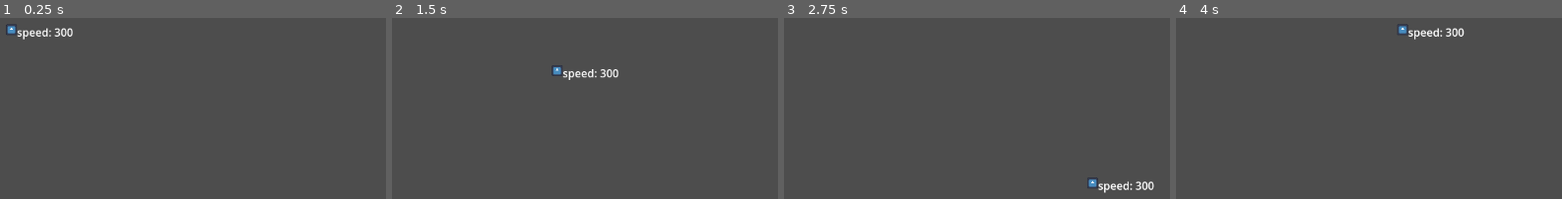
Above: before the commit, frames 1-4 (left to right).
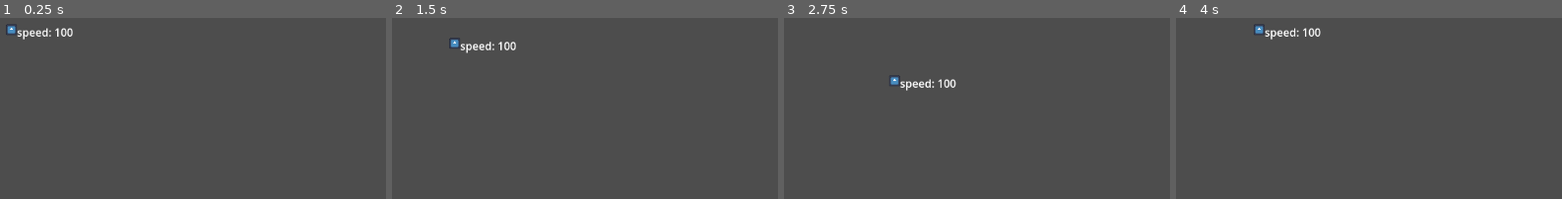
Above: after the commit, the same moments.

Repository: Storsjogymnasiet/the-revenge-of-harald
Game: Godot game, scene res://Scenes/world.tscn
Same seed, same stepped clock (60 frames per second), same inputs: the game is played once before the commit and once after it. The engine's default icon, where the game draws it, is replaced by a stand-in: a white triangle on a blue panel in a dark square.
Inputs:
- Up to frame 1 (0.25 s): no input
- Up to frame 2 (1.5 s): tap Enter at 0.5 s; hold D (right) 0.53-1.28 s; tap Space at 1.25 s; hold S (down) from 1.28 s (still down)
- Up to frame 3 (2.75 s): release S (down) at 2.03 s; hold D (right) from 2.03 s (still down)
- Up to frame 4 (4 s): release D (right) at 2.78 s; hold W (up) 2.78-3.53 s; hold A (left) from 3.53 s (still down)

The runs differ from the first frame. In frame 1, less than 0.1% of the frame differs, in the area x 14-16%, y 5-11%; in frame 2, 1.1%; in frame 3, 1.1%, in the area x 27-96%, y 31-97%; in frame 4, 1.1%.

Commit message:
init entity

Diff:
--- a/Scripts/entity.gd
+++ b/Scripts/entity.gd
@@ -1,26 +1,32 @@
-extends Node
+@abstract class_name Entity
+
+extends CharacterBody2D
 
 var stats = {
-		"Health": 100,
-		"Max_health": 100,
-		"Physical_defense": 100,
-		"Magical_defense": 100,
-		"Physical_attack": 100,
-		"Magical_attack": 100,
-		"Mana": 100,
-		"Speed": 100,
-		"Size": 100
-	}
+	"Health": 100,
+	"Max_health": 100,
+	"Physical_defense": 100,
+	"Magical_defense": 100,
+	"Physical_attack": 100,
+	"Magical_attack": 100,
+	"Mana": 100,
+	"Speed": 100,
+	"Size": 100
+}
 
 func is_dead():
 	if stats.Health <= 0:
 		return true
 
 func calculate_damage(damage, damage_type):
-	var defense = stats.Physical_defense if "physical" else stats.Magical_defense
+	var defense = stats.Physical_defense if damage_type == "physical" else stats.Magical_defense
 	damage -= defense
 	if damage > 0:
 		take_damage(damage)
 
 func take_damage(damage):
 	stats.Health -= damage
+	if stats.Health > stats.Max_health:
+		stats.health = stats.Max_health
+	elif stats.Health < 0:
+		stats.health = 0
--- a/Scripts/player.gd
+++ b/Scripts/player.gd
@@ -1,16 +1,27 @@
-extends CharacterBody2D
+extends Entity
+
+const preload_race_stats = preload("res://Scripts/race_stats.gd")
+
+class Player extends Entity:
+	var direction
+	var race = "Human"
+	var race_stats = preload_race_stats.new()
 
 
-const SPEED = 300
+	func _init(_race) -> void:
+		race = _race
+		initialize_stats()
 
+	func initialize_stats():
+		stats = race_stats.race_stats[race]
+
+############################################
+
+var player = Player.new("Human")
 func _ready() -> void:
-	$Label.text = "speed: %s" % str(SPEED)
-
+		$Label.text = "speed: %s" % str(player.stats["Speed"])
 
 func _physics_process(delta: float) -> void:
-
-	var direction := Input.get_vector("left", "right", "up", "down")
-
-	velocity = direction * SPEED
-
+	var direction = Input.get_vector("left", "right", "up", "down")
+	velocity = direction * player.stats["Speed"]
 	move_and_slide()
--- /dev/null
+++ b/Scripts/race_stats.gd
@@ -0,0 +1,28 @@
+extends Node
+
+
+const race_stats = {
+	"Human" = {
+		"Health": 100,
+		"Max_health": 100,
+		"Physical_defense": 100,
+		"Magical_defense": 100,
+		"Physical_attack": 100,
+		"Magical_attack": 100,
+		"Mana": 100,
+		"Speed": 100,
+		"Size": 100
+	},
+
+	"Dwarf" = {
+		"Health": 100,
+		"Max_health": 100,
+		"Physical_defense": 100,
+		"Magical_defense": 100,
+		"Physical_attack": 100,
+		"Magical_attack": 100,
+		"Mana": 100,
+		"Speed": 100,
+		"Size": 100
+	}
+}
Not shown, added: Scripts/race_stats.gd.uid
